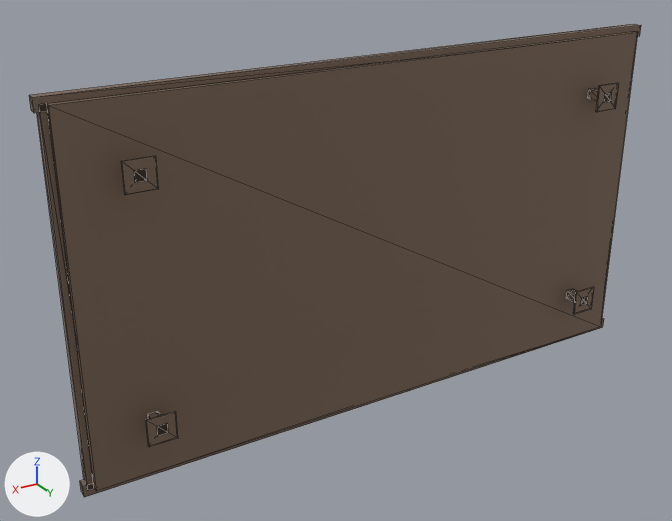
The glTF model godot/proposte/mascotte/jilly/insegna_a.glb, before and after one commit.
Camera for both pictures: a camera (50 mm lens) standing at (2.47, 3.46, 1.76) and looking at (0.26, -0.21, -0.08). Lighting does not change. The marker at lower left points along +X, +Y and +Z. The older version comes first. Mesh edges are drawn as thin lines. Vertices at exactly the same position are counted once.

The first picture shows 'cornice_dx', 'cornice_giu', 'cornice_su', 'cornice_sx', 'pannello', 'piastra_0', 'piastra_1', 'piastra_2', 'piastra_3', 'staffa_0', 'staffa_1', 'staffa_2', 'staffa_3'.
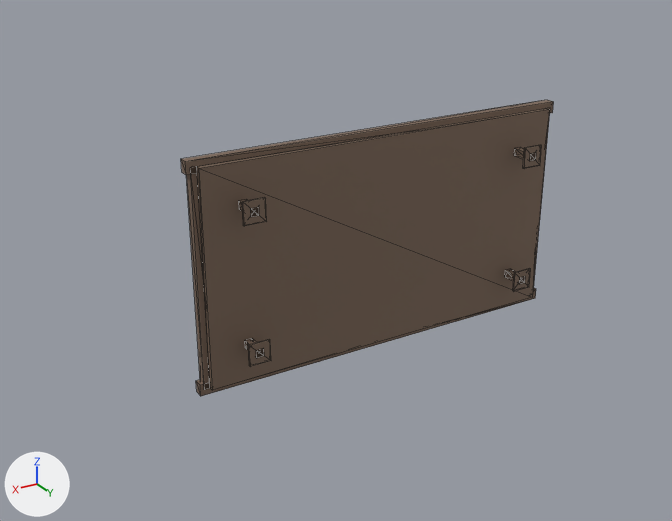
What differs and where, as boxes (x1, y1, x2, y2) in the pictures (672 x 521 px):
'pannello', rescaled (40% narrower, 38% shorter): before (47, 32, 638, 491); after (197, 108, 549, 390)
'cornice_su', moved, rescaled (39% narrower, 16% shorter): before (29, 24, 641, 113); after (181, 100, 553, 175)
'cornice_dx', moved, rescaled (57% narrower, 42% shorter): before (37, 104, 94, 490); after (186, 167, 210, 389)
'cornice_giu', moved, rescaled (35% narrower, 39% shorter): before (80, 318, 604, 497); after (196, 288, 536, 396)
'piastra_1', moved, rescaled (33% narrower, 28% shorter): before (121, 156, 159, 195); after (242, 198, 267, 226)
'piastra_3', moved, rescaled (27% narrower, 22% shorter): before (146, 411, 178, 447); after (248, 339, 271, 367)
'piastra_0', moved, rescaled (17% narrower, 17% shorter): before (596, 83, 619, 112); after (523, 145, 542, 169)
'piastra_2', moved, rescaled (14% narrower, 17% shorter): before (573, 287, 594, 315); after (513, 268, 531, 291)
'staffa_0', moved, rescaled (8% narrower): before (588, 88, 612, 102); after (514, 147, 536, 161)
'staffa_2', moved, rescaled (9% narrower, 11% shorter): before (566, 289, 588, 306); after (505, 269, 525, 284)
'staffa_3', moved, rescaled (20% shorter): before (148, 411, 168, 435); after (245, 338, 264, 357)
'cornice_sx', moved, rescaled: before (601, 41, 637, 322); after (533, 108, 550, 290)
'staffa_1', moved, rescaled: before (134, 169, 147, 183); after (239, 199, 259, 217)

What changed in the scene script:
```text
Change me_pannello:
    used by ob_pannello; location = (0.0, -0.12, 0.0)
    remove me_pannello.from_pydata(...)  # 8 vertices, 12 faces; spans x -1.6..1.6, y -0.03..0.0, z -0.9..0.9
    add me_pannello.from_pydata(...)  # 8 vertices, 12 faces; spans x -1.0..1.0, y -0.03..0.0, z -0.55..0.55
    me_pannello part 1: the whole mesh is scaled about its middle by (0.625, 1, 0.611)
Change ob_cornice_dx:
    ob_cornice_dx.location: (1.6, -0.17, 0.0) -> (1.0, -0.17, 0.0)
    ob_cornice_dx.scale: (0.06, 0.05, 1.8) -> (0.06, 0.05, 1.1)
Change ob_cornice_giu:
    ob_cornice_giu.location: (0.0, -0.17, -0.9) -> (0.0, -0.17, -0.55)
    ob_cornice_giu.scale: (3.3, 0.05, 0.06) -> (2.1, 0.05, 0.06)
Change ob_cornice_su:
    ob_cornice_su.location: (0.0, -0.17, 0.9) -> (0.0, -0.17, 0.55)
    ob_cornice_su.scale: (3.3, 0.05, 0.06) -> (2.1, 0.05, 0.06)
Change ob_cornice_sx:
    ob_cornice_sx.location: (-1.6, -0.17, 0.0) -> (-1.0, -0.17, 0.0)
    ob_cornice_sx.scale: (0.06, 0.05, 1.8) -> (0.06, 0.05, 1.1)
Change ob_piastra_0:
    ob_piastra_0.location: (-1.3, -0.005, 0.6) -> (-0.8, -0.005, 0.35)
    ob_piastra_0.scale: (0.14, 0.01, 0.14) -> (0.11, 0.01, 0.11)
Change ob_piastra_1:
    ob_piastra_1.location: (1.3, -0.005, 0.6) -> (0.8, -0.005, 0.35)
    ob_piastra_1.scale: (0.14, 0.01, 0.14) -> (0.11, 0.01, 0.11)
Change ob_piastra_2:
    ob_piastra_2.location: (-1.3, -0.005, -0.6) -> (-0.8, -0.005, -0.35)
    ob_piastra_2.scale: (0.14, 0.01, 0.14) -> (0.11, 0.01, 0.11)
Change ob_piastra_3:
    ob_piastra_3.location: (1.3, -0.005, -0.6) -> (0.8, -0.005, -0.35)
    ob_piastra_3.scale: (0.14, 0.01, 0.14) -> (0.11, 0.01, 0.11)
Change ob_staffa_0:
    ob_staffa_0.location: (-1.3, -0.06, 0.6) -> (-0.8, -0.06, 0.35)
    ob_staffa_0.scale: (0.05, 0.12, 0.05) -> (0.04, 0.12, 0.04)
Change ob_staffa_1:
    ob_staffa_1.location: (1.3, -0.06, 0.6) -> (0.8, -0.06, 0.35)
    ob_staffa_1.scale: (0.05, 0.12, 0.05) -> (0.04, 0.12, 0.04)
Change ob_staffa_2:
    ob_staffa_2.location: (-1.3, -0.06, -0.6) -> (-0.8, -0.06, -0.35)
    ob_staffa_2.scale: (0.05, 0.12, 0.05) -> (0.04, 0.12, 0.04)
Change ob_staffa_3:
    ob_staffa_3.location: (1.3, -0.06, -0.6) -> (0.8, -0.06, -0.35)
    ob_staffa_3.scale: (0.05, 0.12, 0.05) -> (0.04, 0.12, 0.04)
```
